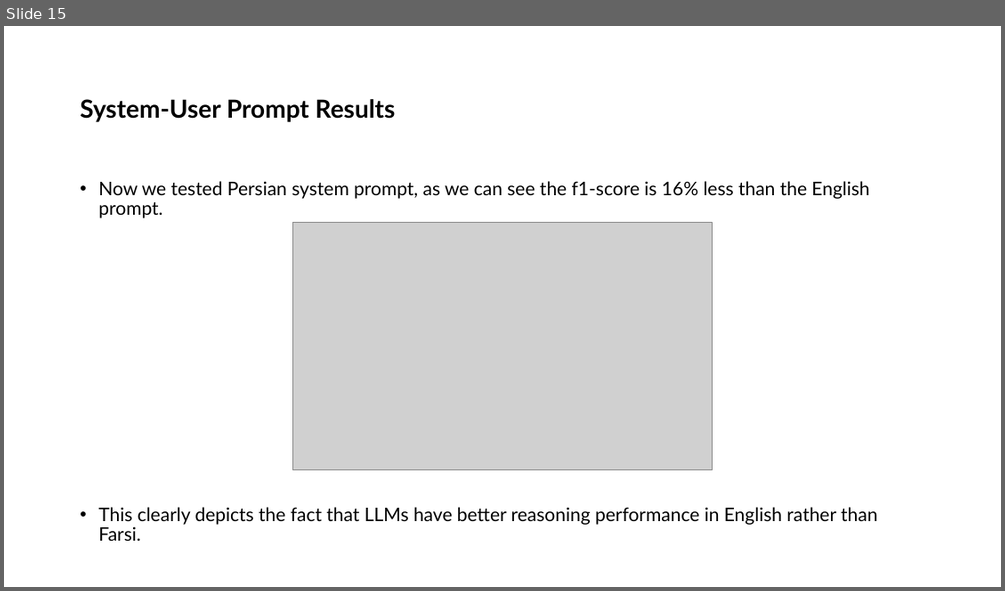
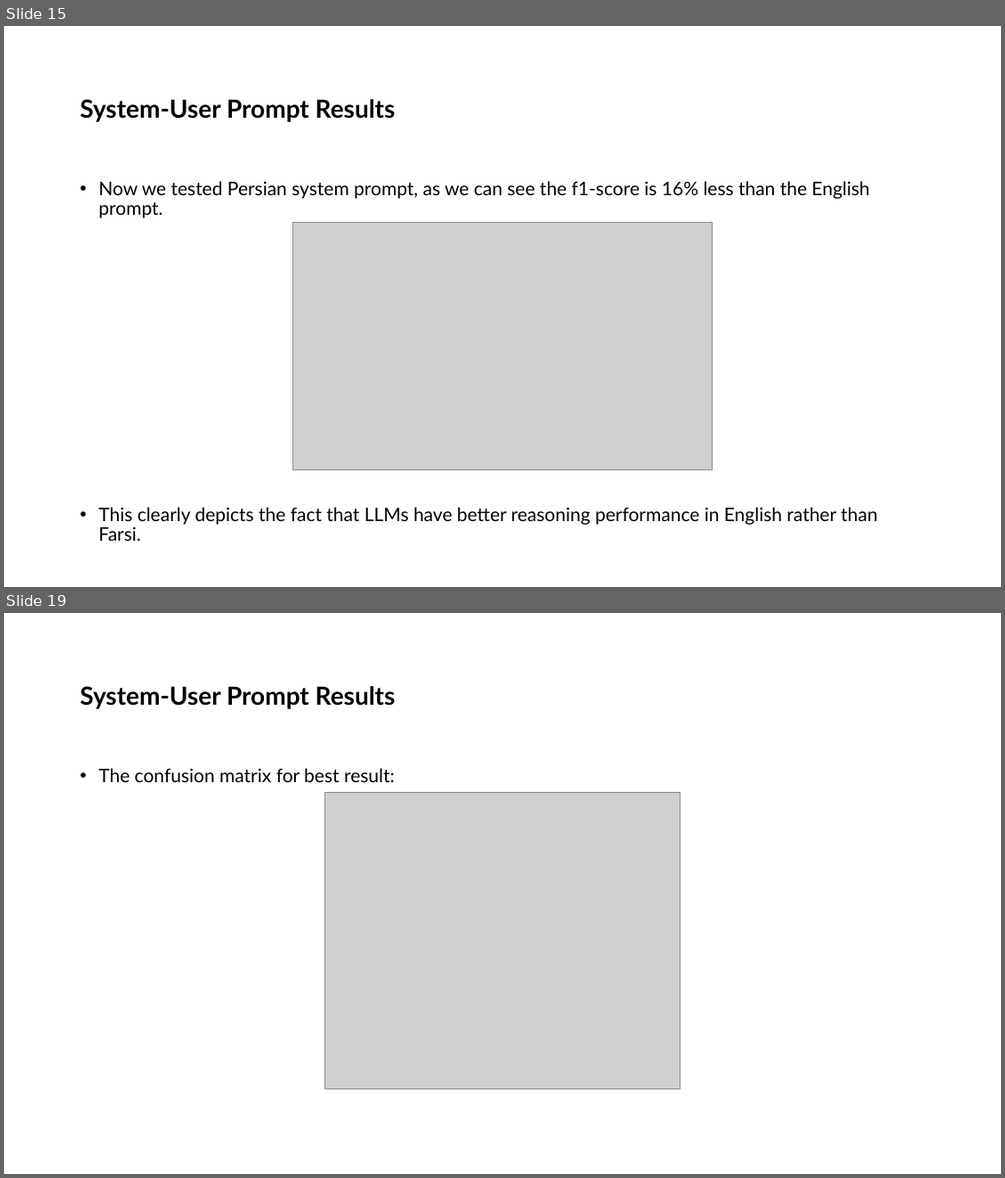
Before and after one commit to ShayanSalehi81/BachelorProject, a slide deck: Slides/System-User Prompt Design.pptx. Shown one above the other, each under a label of ours: slide 15 before the commit, slides 15 and 19 after it; the slides between them are not shown. The pictures are 1005x591 and 1005x1178 pixels, drawn with LibreOffice and Linux fonts; fonts in the diff are those of the drawing; grey boxes stand for pictures. Boxes give left, top, right and bottom in pixels: in the first picture for what was removed or moved away, otherwise in the second. Text is boxed around its words. In the diff, an @@ line names an element or a change of style, - is before the commit and + after.

```diff
--- a/Slides/System-User Prompt Design.pptx
+++ b/Slides/System-User Prompt Design.pptx
@@ slide 19 added at [4, 613, 1001, 1174], background #FFFFFF @@
@@ title added at [80, 686, 396, 709], 24 pt, text #000000, bold @@
+System-User Prompt Results
@@ text added at [98, 768, 395, 782], 18 pt, text #000000 @@
+• The confusion matrix for best result:
@@ picture added at [324, 792, 680, 1088] @@
```
Also in this commit, not shown: 8 other slides added, 1 other file.
